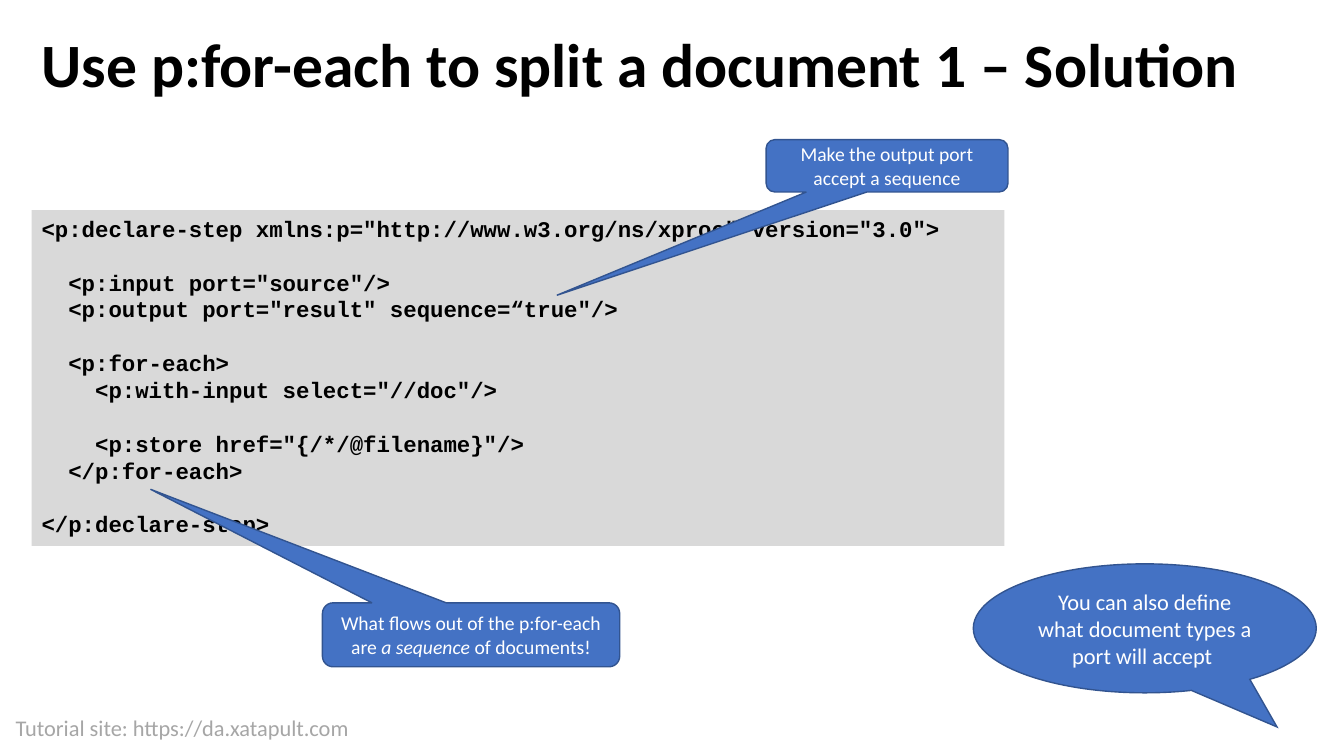
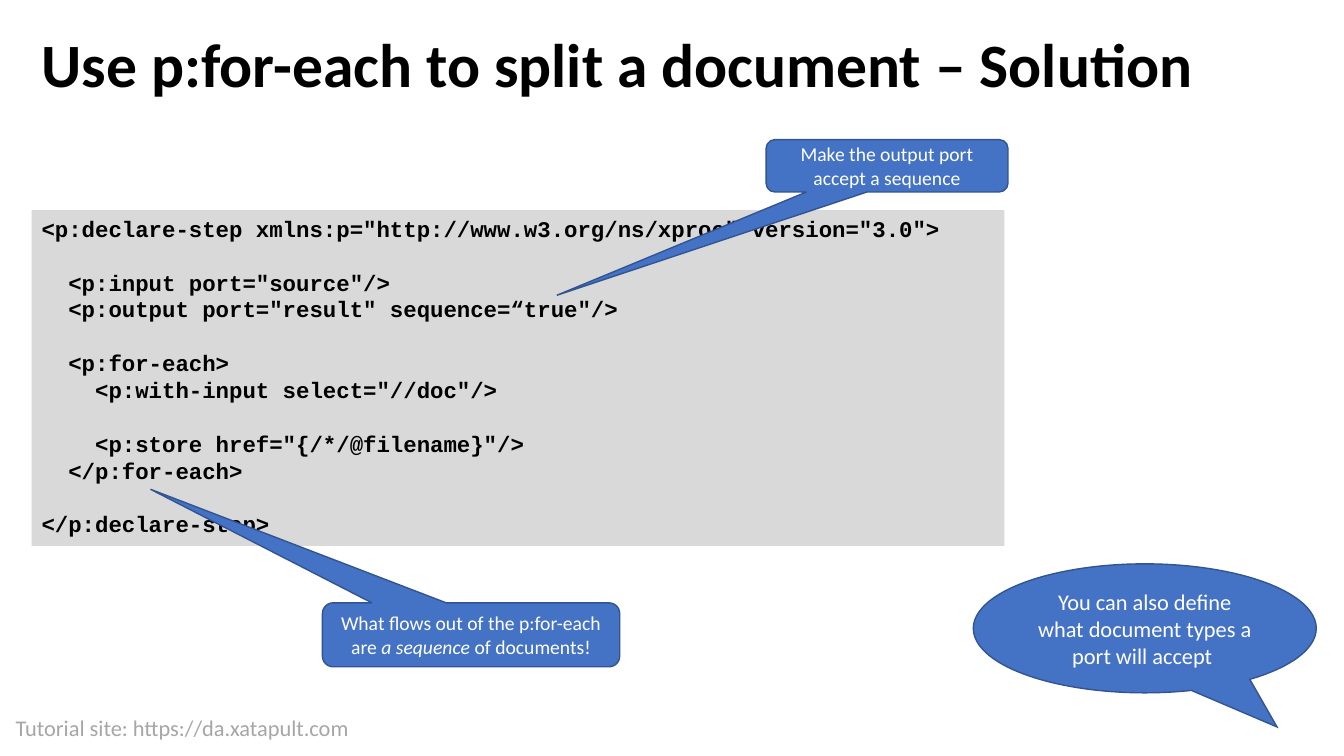
Before and after one commit to xatapult/da-2021-xproc, a slide deck: slide 58 of presentation/Introduction to XProc 3.0.pptx (slide 52 before the commit). Drawn at 1344x756 pixels with LibreOffice and Linux fonts; fonts in the diff are those of the drawing; background and template pictures are left out. Boxes give left, top, right and bottom in pixels: in the first picture for what was removed or moved away, otherwise in the second. Text is boxed around its words. In the diff, an @@ line names an element or a change of style, - is before the commit and + after.

```diff
--- a/presentation/Introduction to XProc 3.0.pptx
+++ b/presentation/Introduction to XProc 3.0.pptx
@@ title at (x1=42, y1=43, x2=1192, y2=97): text changed @@
-Use p:for-each to split a document 1 – Solution
+Use p:for-each to split a document – Solution
```
Also in this commit, not shown: 15 other slides changed, 6 slides added.
